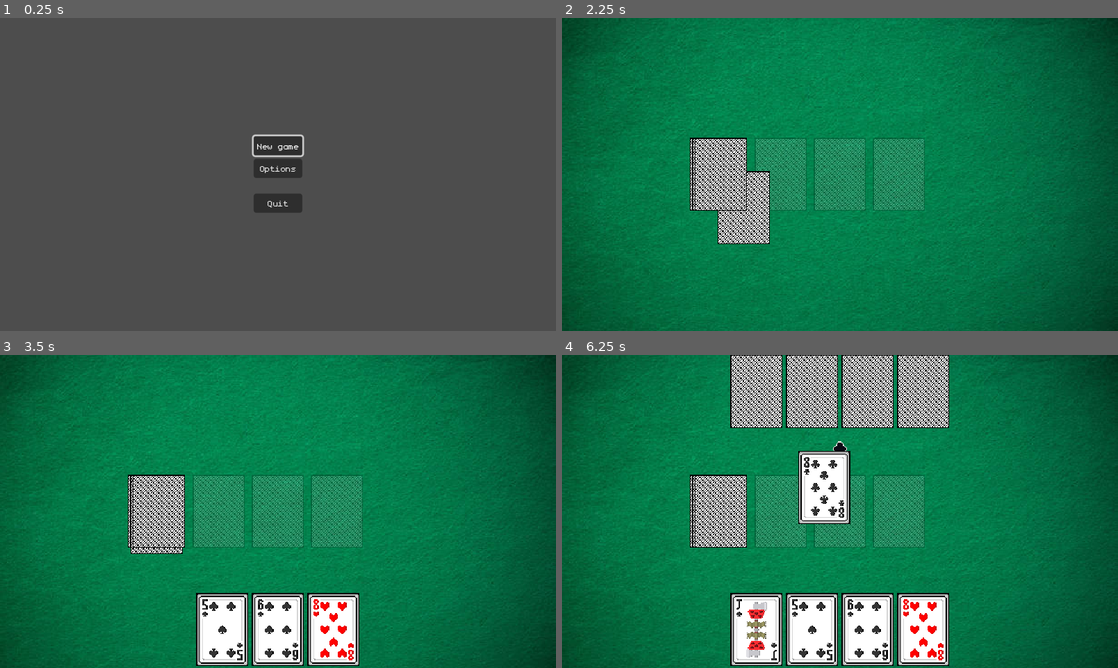
Above: before the commit, frames 1-4 (two rows, left to right).
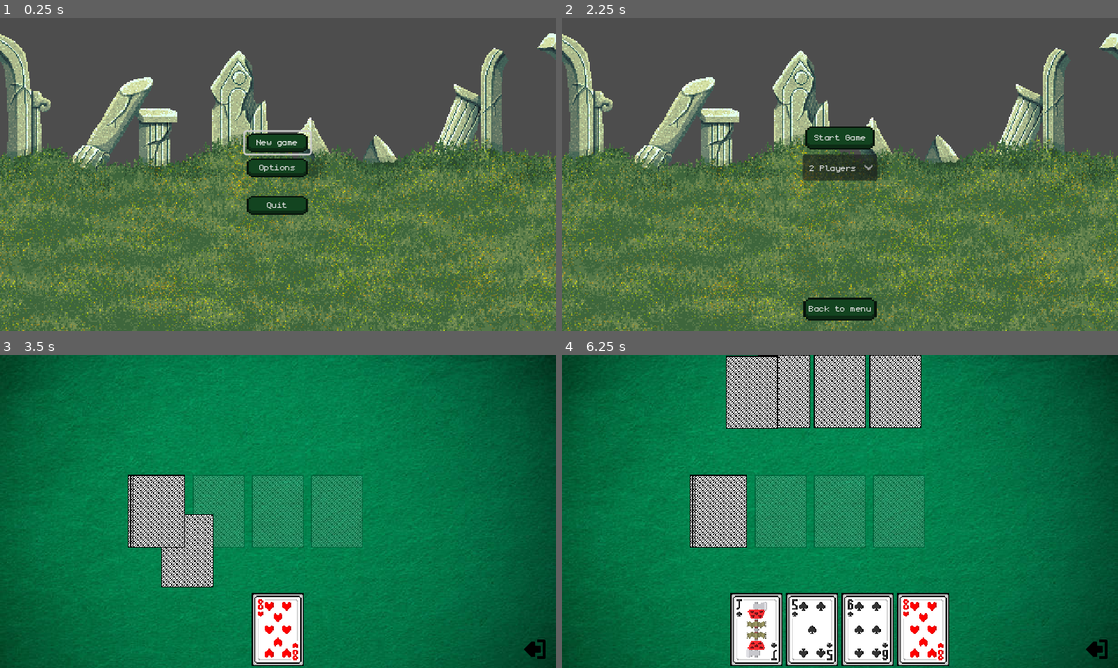
Above: after the commit, the same moments.

Repository: BananaHolograma/Veneno
Game: Godot game, scene res://scenes/ui/main_menu.tscn
Two runs of this game, one before a commit and one after it. Both use one fixed random seed, a clock stepped at 60 frames per second and the inputs below.
Inputs (mouse positions are in pixels of both pictures, inside the frame that each line leads up to):
- Up to frame 1 (0.25 s): no input
- Up to frame 2 (2.25 s): click "New game" at 0.5 s; click "Back to menu" at 1.25 s; click (840, 140) at 2 s, where only the run before the commit has a clickable "Start game!"
- Up to frame 3 (3.5 s): click (278, 473) at 2.75 s, where only the run after the commit has a clickable "Start Game"
- Up to frame 4 (6.25 s): no input

The runs differ from the first frame. In frame 1, 65% of the frame differs, in the area x 0-100%, y 4-100%; in frame 2, 100%, in the area x 0-100%, y 0-100%; in frame 3, 6.7%; in frame 4, 9.8%.

Commit message:
set of backgrounds and new themed button to fit the poison style

Diff:
--- a/autoload/GameOptions.gd
+++ b/autoload/GameOptions.gd
@@ -1,7 +1,15 @@
 class_name GameOptions extends Node
 
+
+var default_game_parameters: Dictionary = {
+		"players": [{"username": "ghost", "human": true},{"username": "robot", "human": false}] as Array[Dictionary],
+		"poison_suit": "hearts",
+		"rounds": 2
+	}
 
 var active_game_parameters : Dictionary = {}
 
 func new_game(parameters: Dictionary = {}):
-	active_game_parameters  = parameters
+	active_game_parameters  = parameters if parameters.keys().size() > 0 else default_game_parameters
+
+	return active_game_parameters
--- a/scenes/playing_cards_table/playing_cards_table.gd
+++ b/scenes/playing_cards_table/playing_cards_table.gd
@@ -147,3 +147,8 @@
 
 func on_emptied_deck(player: Player):
 	pass
+
+
+
+func _on_texture_button_pressed():
+	get_tree().change_scene_to_file("res://scenes/ui/main_menu.tscn")
--- a/scenes/playing_cards_table/playing_cards_table.tscn
+++ b/scenes/playing_cards_table/playing_cards_table.tscn
@@ -1,7 +1,9 @@
-[gd_scene load_steps=4 format=3 uid="uid://b83imna4ns5qu"]
+[gd_scene load_steps=6 format=3 uid="uid://b83imna4ns5qu"]
 
 [ext_resource type="Script" path="res://scenes/playing_cards_table/playing_cards_table.gd" id="1_4nw15"]
 [ext_resource type="PackedScene" uid="uid://d2h45wo1k6dwo" path="res://scenes/playing_cards_table/center_drop_zone.tscn" id="3_5y7pu"]
+[ext_resource type="Texture2D" uid="uid://wx1y8njr2p4v" path="res://assets/icons/exit_white.png" id="4_b75rh"]
+[ext_resource type="Texture2D" uid="uid://dhm6brmujo24i" path="res://assets/icons/exit_left.png" id="4_nk0im"]
 [ext_resource type="Texture2D" uid="uid://c4mr6uppujmcq" path="res://assets/background/poker_table_green.jpg" id="5_y2rfo"]
 
 [node name="PlayingCardsTable" type="Node"]
@@ -171,3 +173,15 @@
 [node name="DeckPlace" type="Marker2D" parent="Playground" groups=["deck"]]
 z_index = 4
 position = Vector2(174, 180)
+
+[node name="ExitButton" type="TextureButton" parent="Playground"]
+offset_left = 596.0
+offset_top = 317.0
+offset_right = 646.0
+offset_bottom = 367.0
+scale = Vector2(0.8, 0.8)
+mouse_default_cursor_shape = 2
+texture_normal = ExtResource("4_nk0im")
+texture_hover = ExtResource("4_b75rh")
+
+[connection signal="pressed" from="Playground/ExitButton" to="." method="_on_texture_button_pressed"]
--- a/scenes/ui/main_menu.gd
+++ b/scenes/ui/main_menu.gd
@@ -2,7 +2,8 @@
 
 @onready var new_game: Button = $MainMenu/MarginContainer/CenterContainer/VBoxContainer/NewGame
 @onready var options: Button = $MainMenu/MarginContainer/CenterContainer/VBoxContainer/Options
-@onready var quit: Button = $MainMenu/MarginContainer/CenterContainer/VBoxContainer/Quit
+@onready var quit: Button = $MainMenu/MarginContainer/CenterContainer/VBoxContainer/MarginContainer/Quit
+
 
 var start_new_game_scene: PackedScene = preload("res://scenes/ui/start_new_game.tscn")
 var option_menu_scene: PackedScene = preload("res://scenes/ui/options.tscn")
--- a/scenes/ui/main_menu.tscn
+++ b/scenes/ui/main_menu.tscn
@@ -1,6 +1,8 @@
-[gd_scene load_steps=2 format=3 uid="uid://mjg8mjuba2vp"]
+[gd_scene load_steps=4 format=3 uid="uid://mjg8mjuba2vp"]
 
 [ext_resource type="Script" path="res://scenes/ui/main_menu.gd" id="1_kchki"]
+[ext_resource type="PackedScene" uid="uid://f74a836ppghx" path="res://scenes/ui/menu_background.tscn" id="2_u3400"]
+[ext_resource type="Theme" uid="uid://dbinna160gh60" path="res://theme/default.tres" id="3_0arwj"]
 
 [node name="MainMenu" type="CanvasLayer"]
 script = ExtResource("1_kchki")
@@ -12,6 +14,9 @@
 anchor_bottom = 1.0
 grow_horizontal = 2
 grow_vertical = 2
+
+[node name="Background" parent="MainMenu" instance=ExtResource("2_u3400")]
+layout_mode = 0
 
 [node name="MarginContainer" type="MarginContainer" parent="MainMenu"]
 layout_mode = 1
@@ -33,13 +38,19 @@
 layout_mode = 2
 
 [node name="NewGame" type="Button" parent="MainMenu/MarginContainer/CenterContainer/VBoxContainer"]
+custom_minimum_size = Vector2(75, 25)
 layout_mode = 2
 focus_neighbor_top = NodePath("../MarginContainer/Quit")
+theme = ExtResource("3_0arwj")
+theme_override_constants/outline_size = 0
+theme_override_constants/h_separation = 0
 theme_override_font_sizes/font_size = 16
 text = "New game"
 
 [node name="Options" type="Button" parent="MainMenu/MarginContainer/CenterContainer/VBoxContainer"]
+custom_minimum_size = Vector2(75, 25)
 layout_mode = 2
+theme = ExtResource("3_0arwj")
 text = "Options"
 
 [node name="MarginContainer" type="MarginContainer" parent="MainMenu/MarginContainer/CenterContainer/VBoxContainer"]
@@ -47,8 +58,10 @@
 theme_override_constants/margin_top = 14
 
 [node name="Quit" type="Button" parent="MainMenu/MarginContainer/CenterContainer/VBoxContainer/MarginContainer"]
+custom_minimum_size = Vector2(75, 25)
 layout_mode = 2
 focus_neighbor_bottom = NodePath("../../NewGame")
+theme = ExtResource("3_0arwj")
 text = "Quit"
 
 [connection signal="pressed" from="MainMenu/MarginContainer/CenterContainer/VBoxContainer/NewGame" to="." method="_on_new_game_pressed"]
--- /dev/null
+++ b/scenes/ui/menu_background.gd
@@ -0,0 +1,23 @@
+class_name MenuBackground extends TextureRect
+
+@onready var background_one = preload("res://assets/background/Battleground1.png")
+@onready var background_two = preload("res://assets/background/ruins.png")
+@onready var background_three = preload("res://assets/background/Battleground4.png")
+
+var random_number_generator = RandomNumberGenerator.new()
+
+func _ready():
+	var random_background = random_number_generator.randi_range(0, 1)
+	var selected_background = background_three
+
+	match(random_number_generator.randi_range(0, 2)):
+		0:
+			selected_background = background_one
+		1:
+			selected_background = background_two
+		2:
+			selected_background = background_three
+
+	texture = selected_background
+	expand_mode = TextureRect.EXPAND_FIT_WIDTH
+	size = get_viewport().get_visible_rect().size
--- /dev/null
+++ b/scenes/ui/menu_background.tscn
@@ -0,0 +1,11 @@
+[gd_scene load_steps=3 format=3 uid="uid://f74a836ppghx"]
+
+[ext_resource type="Texture2D" uid="uid://bb1wo3jbqa6n5" path="res://assets/background/ruins.png" id="1_uospo"]
+[ext_resource type="Script" path="res://scenes/ui/menu_background.gd" id="2_lco7x"]
+
+[node name="Background" type="TextureRect"]
+offset_right = 640.0
+offset_bottom = 360.0
+texture = ExtResource("1_uospo")
+expand_mode = 2
+script = ExtResource("2_lco7x")
--- a/scenes/ui/options.tscn
+++ b/scenes/ui/options.tscn
@@ -1,6 +1,7 @@
-[gd_scene load_steps=2 format=3 uid="uid://bhncatypwgas4"]
+[gd_scene load_steps=3 format=3 uid="uid://bhncatypwgas4"]
 
 [ext_resource type="Script" path="res://scenes/ui/options.gd" id="1_jc6o1"]
+[ext_resource type="Texture2D" uid="uid://tmesg8ke1qka" path="res://assets/background/trees&bushes.png" id="2_a4ddh"]
 
 [node name="Options" type="Control"]
 layout_mode = 3
@@ -10,6 +11,14 @@
 grow_horizontal = 2
 grow_vertical = 2
 script = ExtResource("1_jc6o1")
+
+[node name="OptionsBackground" type="TextureRect" parent="."]
+custom_minimum_size = Vector2(640, 360)
+layout_mode = 0
+offset_right = 40.0
+offset_bottom = 40.0
+texture = ExtResource("2_a4ddh")
+expand_mode = 2
 
 [node name="Parameters" type="Control" parent="."]
 layout_mode = 1
--- a/scenes/ui/start_new_game.gd
+++ b/scenes/ui/start_new_game.gd
@@ -1,7 +1,6 @@
 extends Control
 
 @onready var option_button: OptionButton = $CenterContainer/MarginContainer/VBoxContainer/OptionButton
-
 var playing_cards_table_scene: PackedScene = preload("res://scenes/playing_cards_table/playing_cards_table.tscn")
 
 var parameters: Dictionary = {
@@ -9,6 +8,7 @@
 		"poison_suit": "hearts",
 		"rounds": 2
 	}
+
 
 
 func _on_start_game_pressed():
@@ -34,3 +34,7 @@
 			amount_of_players.append_array([{"username": "robot2", "human": false}, {"username": "robot3", "human": false}])
 
 	parameters["players"] = amount_of_players
+
+
+func _on_back_to_menu_pressed():
+	get_tree().change_scene_to_file("res://scenes/ui/main_menu.tscn")
--- a/scenes/ui/start_new_game.tscn
+++ b/scenes/ui/start_new_game.tscn
@@ -1,6 +1,8 @@
-[gd_scene load_steps=2 format=3 uid="uid://ci43faikjvr10"]
+[gd_scene load_steps=4 format=3 uid="uid://ci43faikjvr10"]
 
 [ext_resource type="Script" path="res://scenes/ui/start_new_game.gd" id="1_n1vko"]
+[ext_resource type="PackedScene" uid="uid://f74a836ppghx" path="res://scenes/ui/menu_background.tscn" id="2_jn6w5"]
+[ext_resource type="Theme" uid="uid://dbinna160gh60" path="res://theme/default.tres" id="3_tssex"]
 
 [node name="StartNewGame" type="Control"]
 layout_mode = 3
@@ -10,6 +12,9 @@
 grow_horizontal = 2
 grow_vertical = 2
 script = ExtResource("1_n1vko")
+
+[node name="Background" parent="." instance=ExtResource("2_jn6w5")]
+layout_mode = 0
 
 [node name="CenterContainer" type="CenterContainer" parent="."]
 layout_mode = 1
@@ -27,10 +32,13 @@
 layout_mode = 2
 
 [node name="Start Game!" type="Button" parent="CenterContainer/MarginContainer/VBoxContainer"]
+custom_minimum_size = Vector2(0, 30)
 layout_mode = 2
-text = "Start game!"
+theme = ExtResource("3_tssex")
+text = "Start Game"
 
 [node name="OptionButton" type="OptionButton" parent="CenterContainer/MarginContainer/VBoxContainer"]
+custom_minimum_size = Vector2(75, 30)
 layout_mode = 2
 item_count = 3
 selected = 0
@@ -56,8 +64,11 @@
 theme_override_constants/margin_bottom = 10
 
 [node name="Back to menu" type="Button" parent="MarginContainer"]
+custom_minimum_size = Vector2(90, 25)
 layout_mode = 2
+theme = ExtResource("3_tssex")
 text = "Back to menu"
 
 [connection signal="pressed" from="CenterContainer/MarginContainer/VBoxContainer/Start Game!" to="." method="_on_start_game_pressed"]
 [connection signal="item_selected" from="CenterContainer/MarginContainer/VBoxContainer/OptionButton" to="." method="_on_option_button_item_selected"]
+[connection signal="pressed" from="MarginContainer/Back to menu" to="." method="_on_back_to_menu_pressed"]
--- /dev/null
+++ b/theme/default.tres
@@ -0,0 +1,78 @@
+[gd_resource type="Theme" load_steps=8 format=3 uid="uid://dbinna160gh60"]
+
+[ext_resource type="FontFile" uid="uid://bwecw1o6fprj2" path="res://theme/fonts/monogram.ttf" id="1_uxly3"]
+[ext_resource type="Texture2D" uid="uid://clextwxnln8nr" path="res://theme/GUI.png" id="2_a4o60"]
+
+[sub_resource type="StyleBoxFlat" id="StyleBoxFlat_6spu6"]
+content_margin_left = 4.0
+content_margin_top = 4.0
+content_margin_right = 4.0
+content_margin_bottom = 4.0
+bg_color = Color(0.1, 0.1, 0.1, 0.3)
+corner_radius_top_left = 3
+corner_radius_top_right = 3
+corner_radius_bottom_right = 3
+corner_radius_bottom_left = 3
+corner_detail = 5
+
+[sub_resource type="StyleBoxFlat" id="StyleBoxFlat_nrk0b"]
+content_margin_left = 4.0
+content_margin_top = 4.0
+content_margin_right = 4.0
+content_margin_bottom = 4.0
+bg_color = Color(1, 1, 1, 0.75)
+draw_center = false
+border_width_left = 2
+border_width_top = 2
+border_width_right = 2
+border_width_bottom = 2
+corner_radius_top_left = 3
+corner_radius_top_right = 3
+corner_radius_bottom_right = 3
+corner_radius_bottom_left = 3
+corner_detail = 5
+expand_margin_left = 2.0
+expand_margin_top = 2.0
+expand_margin_right = 2.0
+expand_margin_bottom = 2.0
+
+[sub_resource type="StyleBoxTexture" id="StyleBoxTexture_i25qr"]
+texture = ExtResource("2_a4o60")
+region_rect = Rect2(112, 96, 32, 16)
+modulate_color = Color(0.337255, 1, 0.188235, 1)
+
+[sub_resource type="StyleBoxTexture" id="StyleBoxTexture_mclil"]
+content_margin_bottom = 3.0
+texture = ExtResource("2_a4o60")
+region_rect = Rect2(112, 80, 32, 16)
+modulate_color = Color(0.337255, 1, 0.317647, 1)
+
+[sub_resource type="StyleBoxTexture" id="StyleBoxTexture_lk3uo"]
+texture = ExtResource("2_a4o60")
+region_rect = Rect2(112, 96, 32, 16)
+modulate_color = Color(0.337255, 1, 0.317647, 1)
+
+[resource]
+Button/colors/font_color = Color(0.875, 0.875, 0.875, 1)
+Button/colors/font_disabled_color = Color(0.875, 0.875, 0.875, 0.5)
+Button/colors/font_focus_color = Color(0.95, 0.95, 0.95, 1)
+Button/colors/font_hover_color = Color(0.95, 0.95, 0.95, 1)
+Button/colors/font_hover_pressed_color = Color(1, 1, 1, 1)
+Button/colors/font_outline_color = Color(1, 1, 1, 1)
+Button/colors/font_pressed_color = Color(1, 1, 1, 1)
+Button/colors/icon_disabled_color = Color(1, 1, 1, 0.4)
+Button/colors/icon_focus_color = Color(1, 1, 1, 1)
+Button/colors/icon_hover_color = Color(1, 1, 1, 1)
+Button/colors/icon_hover_pressed_color = Color(1, 1, 1, 1)
+Button/colors/icon_normal_color = Color(1, 1, 1, 1)
+Button/colors/icon_pressed_color = Color(1, 1, 1, 1)
+Button/constants/h_separation = 2
+Button/constants/icon_max_width = 0
+Button/constants/outline_size = 0
+Button/font_sizes/font_size = 16
+Button/fonts/font = ExtResource("1_uxly3")
+Button/styles/disabled = SubResource("StyleBoxFlat_6spu6")
+Button/styles/focus = SubResource("StyleBoxFlat_nrk0b")
+Button/styles/hover = SubResource("StyleBoxTexture_i25qr")
+Button/styles/normal = SubResource("StyleBoxTexture_mclil")
+Button/styles/pressed = SubResource("StyleBoxTexture_lk3uo")
Binary file added: assets/background/Battleground1.png
Not shown, added: assets/background/Battleground1.png.import
Binary file added: assets/background/Battleground4.png
Not shown, added: assets/background/Battleground4.png.import
Binary file added: assets/background/jungle_bg.png
Not shown, added: assets/background/jungle_bg.png.import
Binary file added: assets/background/ruins.png
Not shown, added: assets/background/ruins.png.import
Binary file added: assets/background/trees&bushes.png
Not shown, added: assets/background/trees&bushes.png.import
Binary file added: assets/icons/exit_left.png
Not shown, added: assets/icons/exit_left.png.import
(and 4 more such lines)
